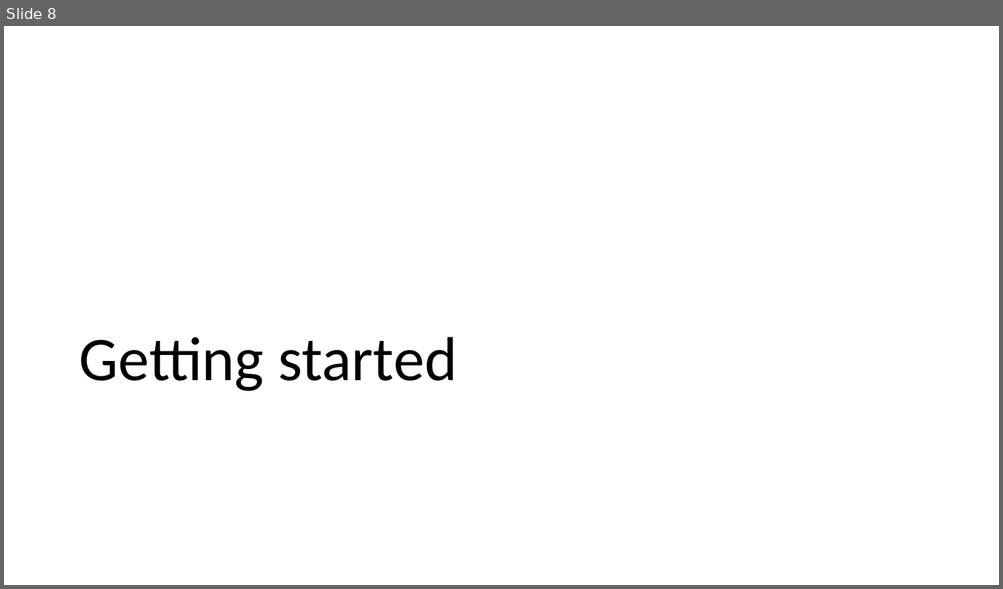
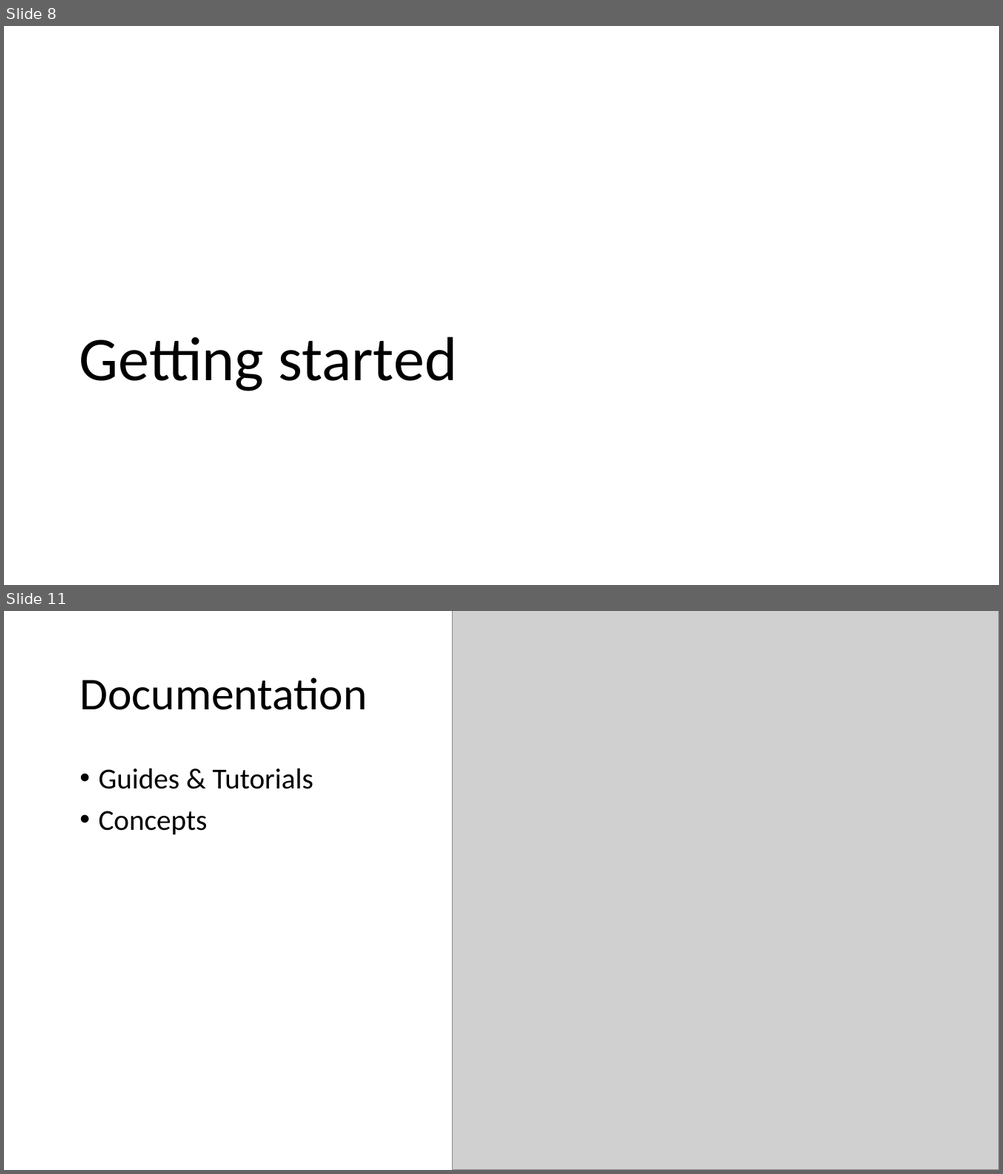
Before and after one commit to vuorinem/ADNUGTalk, a slide deck: Aurelia.pptm. Shown one above the other, each under a label of ours: slide 8 before the commit, slides 8 and 11 after it; the slides between them are not shown. The pictures are 1003x589 and 1003x1174 pixels, drawn with LibreOffice and Linux fonts; fonts in the diff are those of the drawing; grey boxes stand for pictures. Boxes give left, top, right and bottom in pixels: in the first picture for what was removed or moved away, otherwise in the second. Text is boxed around its words. In the diff, an @@ line names an element or a change of style, - is before the commit and + after.

```diff
--- a/Aurelia.pptm
+++ b/Aurelia.pptm
@@ slide 11 added at (4, 611, 999, 1170), background #FFFFFF @@
@@ picture added at (452, 611, 999, 1170) @@
@@ title added at (79, 678, 367, 710), 44 pt, text #000000 @@
+Documentation
@@ text added at (99, 768, 313, 835), 28 pt, text #000000 @@
+• Guides & Tutorials
+• Concepts
```
Also in this commit, not shown: 1 slide changed, 6 other slides added.
